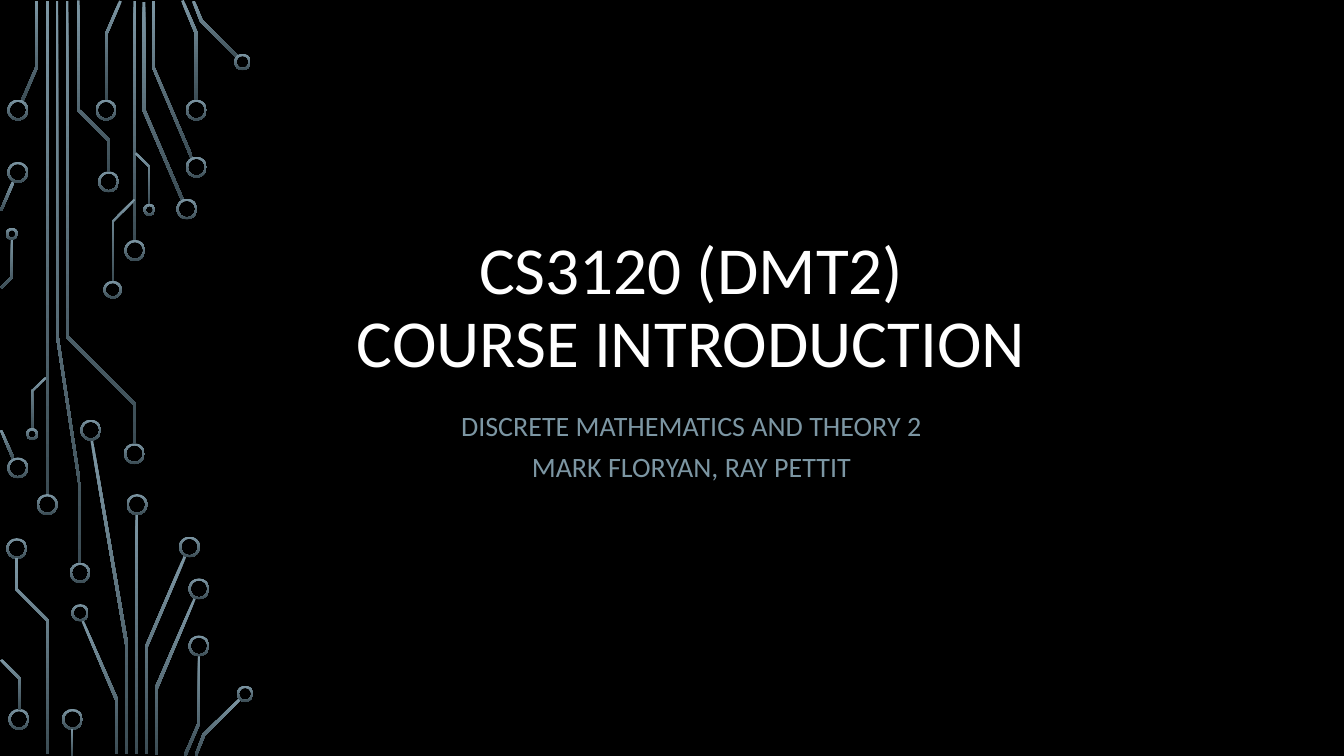
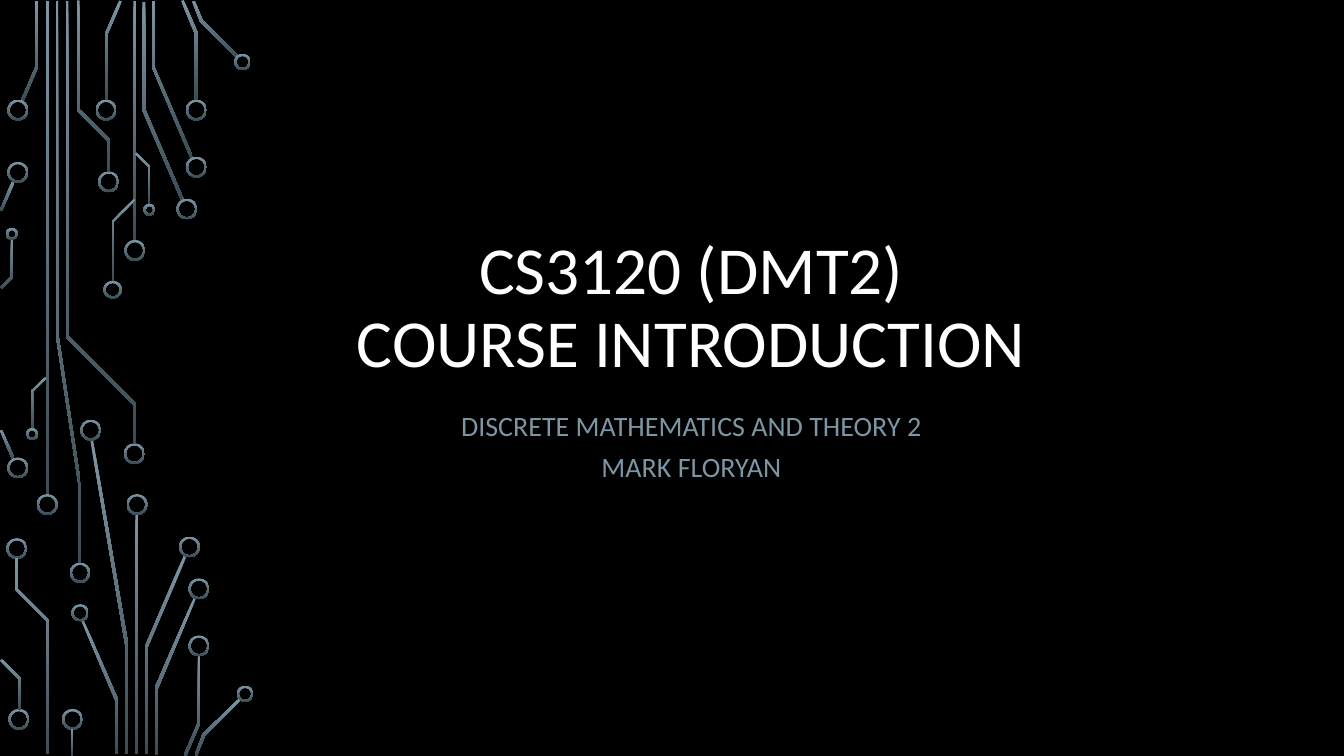
Before and after one commit to markfloryan/dmt2, a slide deck: slide 1 of slides/00-CourseIntroduction.pptx. Drawn at 1344x756 pixels with LibreOffice and Linux fonts; fonts in the diff are those of the drawing; background and template pictures are left out. Boxes give left, top, right and bottom in pixels: in the first picture for what was removed or moved away, otherwise in the second. Text is boxed around its words. In the diff, an @@ line names an element or a change of style, - is before the commit and + after.

```diff
--- a/slides/00-CourseIntroduction.pptx
+++ b/slides/00-CourseIntroduction.pptx
@@ subtitle at (461, 418, 921, 477): text changed @@
-DISCRETE MATHEMATICS AND THEORY 2
-MARK FLORYAN, RAY PETTIT
+DISCRETE MATHEMATICS AND THEORY 2
+MARK FLORYAN
```
Also in this commit, not shown: 10 other slides changed, 6 slides added, 1 slide removed, 10 other files.
